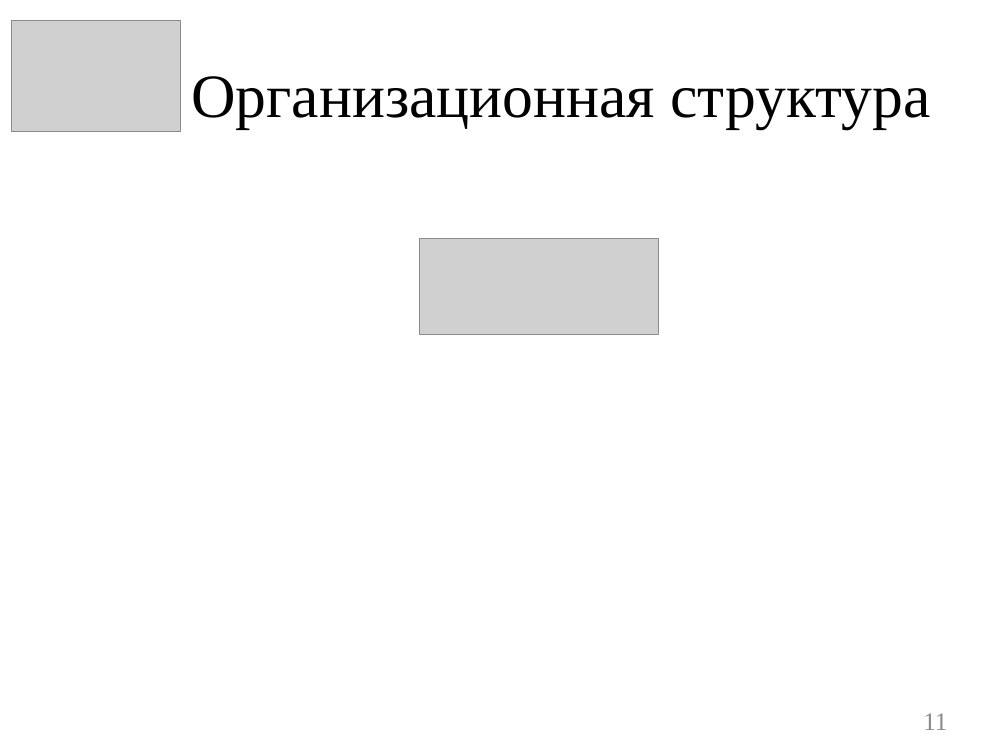
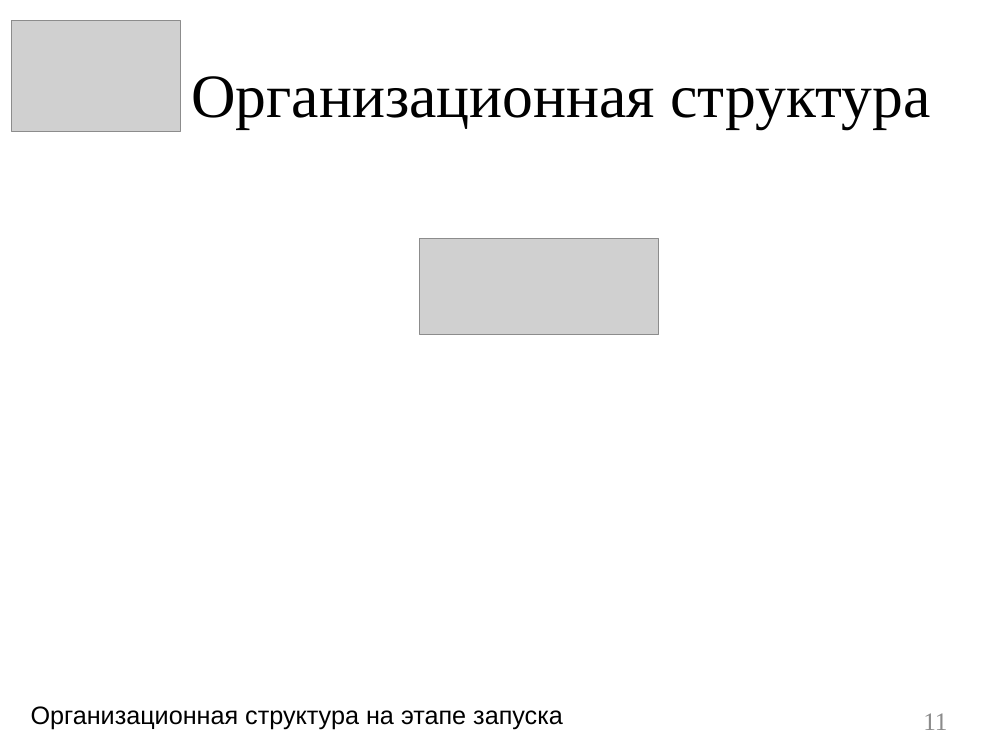
Before and after one commit to kul2002il/lab, a slide deck: slide 11 of Кулманаков Илья, 482(6).pptx. Drawn at 1008x756 pixels with LibreOffice and Linux fonts; fonts in the diff are those of the drawing; grey boxes stand for pictures. Boxes give left, top, right and bottom in pixels: in the first picture for what was removed or moved away, otherwise in the second. Text is boxed around its words. In the diff, an @@ line names an element or a change of style, - is before the commit and + after.

```diff
--- a/Кулманаков Илья, 482(6).pptx
+++ b/Кулманаков Илья, 482(6).pptx
@@ text added at <box>31,706,563,730</box>, 18 pt, text #000000 @@
+Организационная структура на этапе запуска
```
Also in this commit, not shown: 12 other slides changed, 1 slide added.
